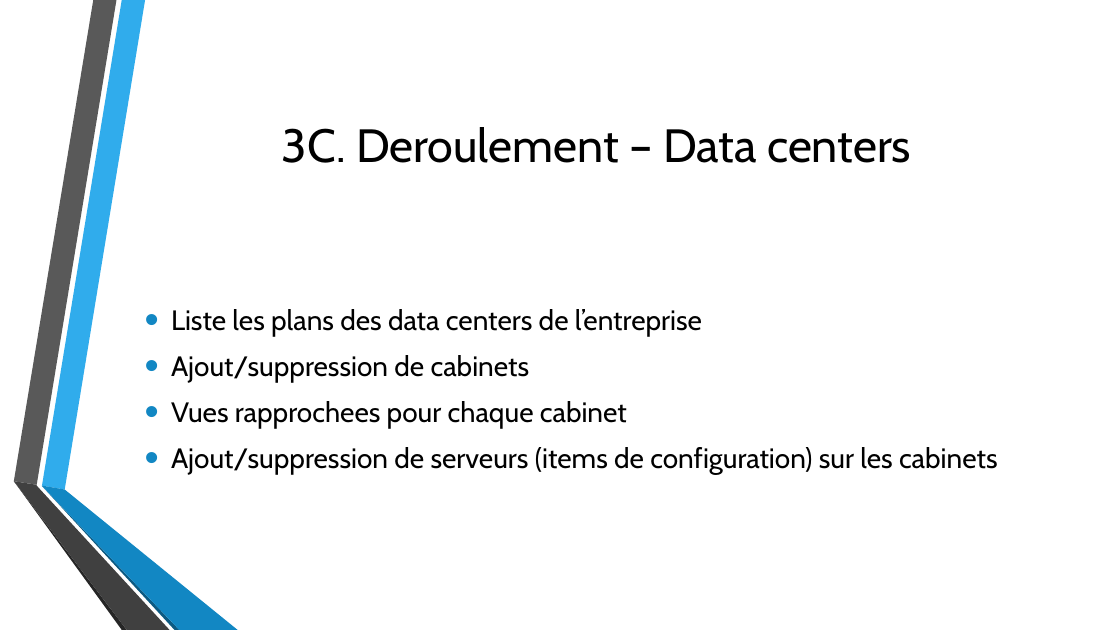
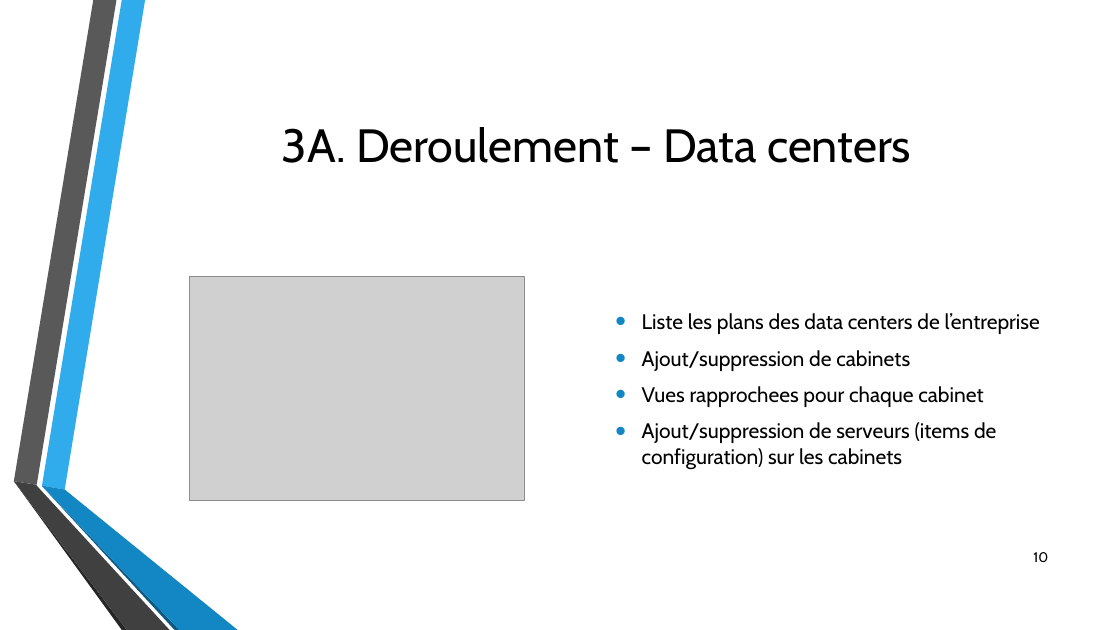
Before and after one commit to davidrubino/cmdb, a slide deck: slide 10 of report/cmdb.pptx (slide 12 before the commit). Drawn at 1120x630 pixels with LibreOffice and Linux fonts; fonts in the diff are those of the drawing; grey boxes stand for pictures; background and template pictures are left out. Boxes give left, top, right and bottom in pixels: in the first picture for what was removed or moved away, otherwise in the second. Text is boxed around its words. In the diff, an @@ line names an element or a change of style, - is before the commit and + after.

Commit message:
slides

```diff
--- a/report/cmdb.pptx
+++ b/report/cmdb.pptx
@@ title at (x1=282, y1=127, x2=911, y2=163): text changed @@
-3C. Deroulement – Data centers
+3A. Deroulement – Data centers
@@ text "Liste les plans des data ..." moved from (x1=171, y1=309, x2=998, y2=475) to (x1=642, y1=313, x2=1040, y2=470) @@
@@ text "Liste les plans des data ..." at (x1=642, y1=313, x2=1040, y2=470): size 24 to 18 pt; less space between paragraphs @@
@@ picture added at (x1=190, y1=276, x2=524, y2=502) @@
@@ page number added at (x1=1033, y1=552, x2=1048, y2=562), 12 pt, text #000000 @@
+10
```
Also in this commit, not shown: 16 other slides changed, 1 slide removed, 3 other files.
